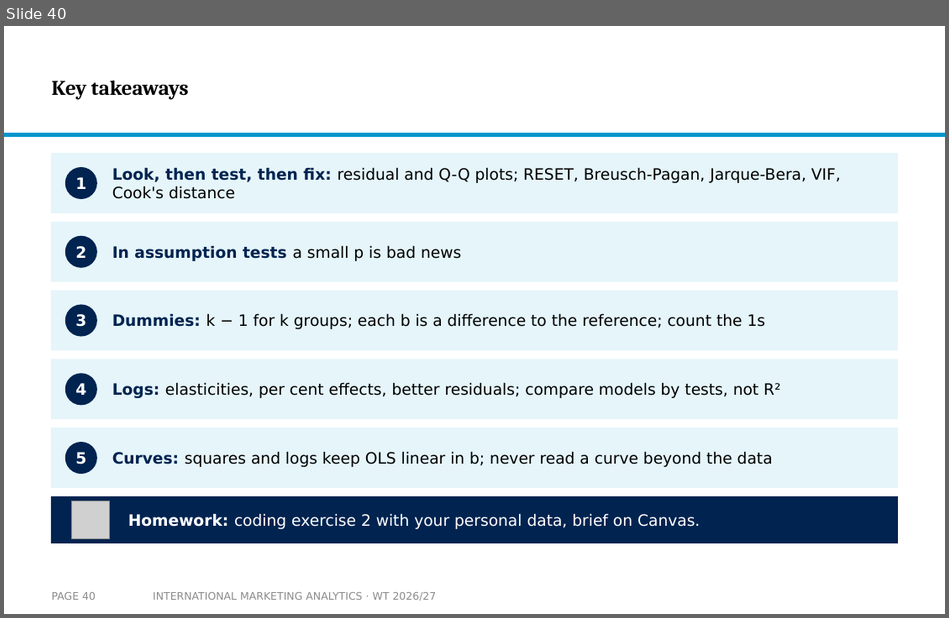
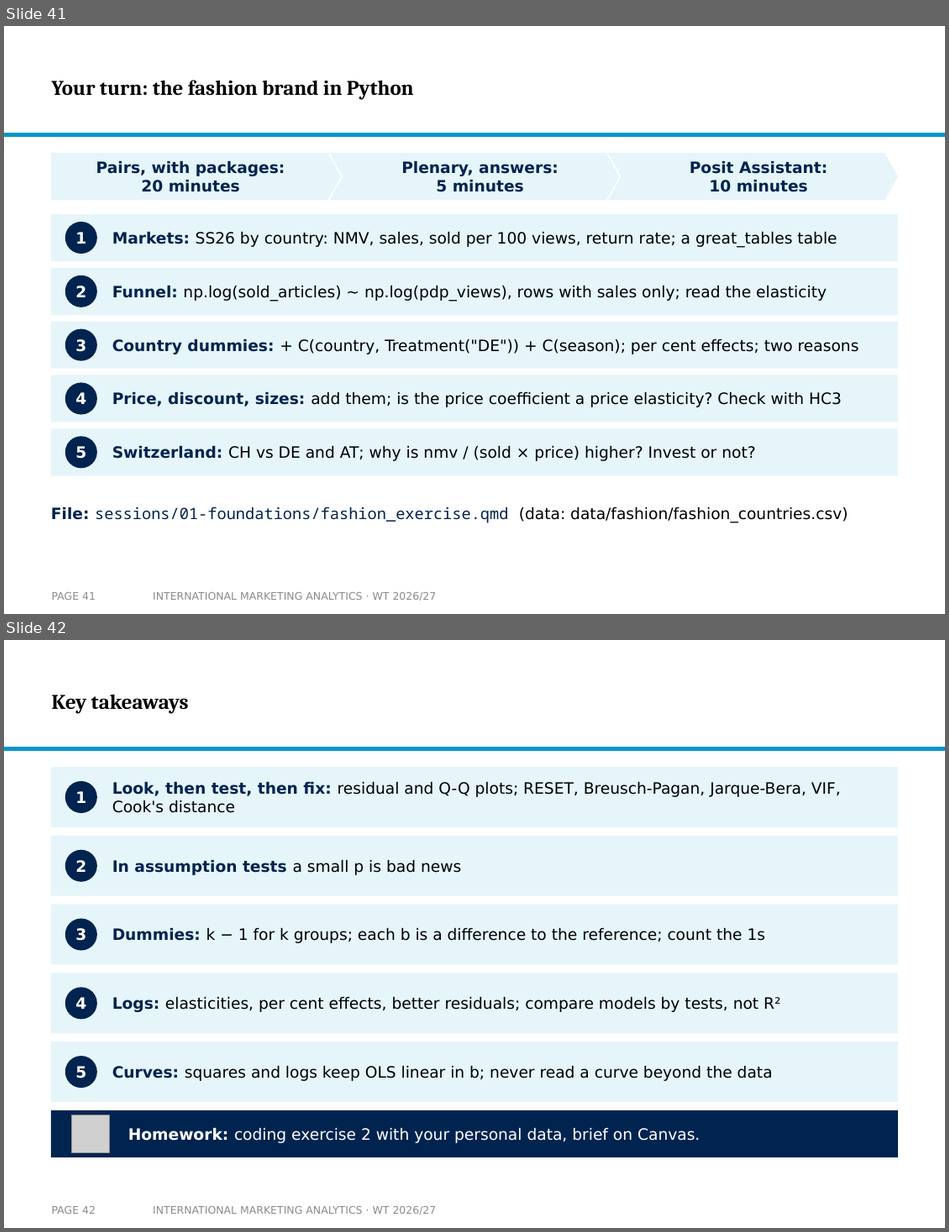
Before and after one commit to arnefloh-wu/international-marketing-analytics-teaching, a slide deck: slides/01e_regression-assumptions-dummies-nonlinear_WT26-27.pptx. Shown one above the other, each under a label of ours: slide 40 before the commit, slides 41 and 42 after it. The pictures are 949x618 and 949x1232 pixels, drawn with LibreOffice and Linux fonts; fonts in the diff are those of the drawing; grey boxes stand for pictures; background and template pictures are left out. Boxes give left, top, right and bottom in pixels: in the first picture for what was removed or moved away, otherwise in the second. Text is boxed around its words. In the diff, an @@ line names an element or a change of style, - is before the commit and + after.

```diff
--- a/slides/01e_regression-assumptions-dummies-nonlinear_WT26-27.pptx
+++ b/slides/01e_regression-assumptions-dummies-nonlinear_WT26-27.pptx
@@ slide 41 added at [4,26,945,614], background #FFFFFF; not listed: 1 template element that a slide beside it also shows @@
@@ title added at [52,80,414,99], 16 pt, text #000000, bold @@
+Your turn: the fashion brand in Python
@@ pentagon arrow added at [51,153,341,200], fill #E5F5FA, 12 pt, text #002350, bold @@
+Pairs, with packages:
+20 minutes
@@ chevron added at [330,153,619,200], fill #E5F5FA, 12 pt, text #002350, bold @@
+Plenary, answers:
+5 minutes
@@ chevron added at [608,153,898,200], fill #E5F5FA, 12 pt, text #002350, bold @@
+Posit Assistant:
+10 minutes
@@ rectangle added at [51,214,898,261], fill #E5F5FA @@
@@ ellipse added at [65,222,97,254], fill #002350, 12 pt, text #FFFFFF, bold @@
+1
@@ text added at [112,231,836,248], 12 pt, text #000000 @@
+Markets: SS26 by country: NMV, sales, sold per 100 views, return rate; a great_tables table
@@ rectangle added at [51,268,898,315], fill #E5F5FA @@
@@ ellipse added at [65,275,97,307], fill #002350, 12 pt, text #FFFFFF, bold @@
+2
@@ text added at [112,285,826,302], 12 pt, text #000000 @@
+Funnel: np.log(sold_articles) ~ np.log(pdp_views), rows with sales only; read the elasticity
@@ rectangle added at [51,322,898,369], fill #E5F5FA @@
@@ ellipse added at [65,329,97,361], fill #002350, 12 pt, text #FFFFFF, bold @@
+3
@@ text added at [112,338,859,354], 12 pt, text #000000 @@
+Country dummies: + C(country, Treatment("DE")) + C(season); per cent effects; two reasons
@@ rectangle added at [51,375,898,422], fill #E5F5FA @@
@@ ellipse added at [65,382,97,415], fill #002350, 12 pt, text #FFFFFF, bold @@
+4
@@ text added at [112,392,841,407], 12 pt, text #000000 @@
+Price, discount, sizes: add them; is the price coefficient a price elasticity? Check with HC3
@@ rectangle added at [51,428,898,475], fill #E5F5FA @@
@@ ellipse added at [65,436,97,468], fill #002350, 12 pt, text #FFFFFF, bold @@
+5
@@ text added at [112,445,755,461], 12 pt, text #000000 @@
+Switzerland: CH vs DE and AT; why is nmv / (sold × price) higher? Invest or not?
@@ text added at [51,506,847,523], 12 pt, text #002350 @@
+File: sessions/01-foundations/fashion_exercise.qmd (data: data/fashion/fashion_countries.csv)
@@ page number added at [52,592,96,600], 8 pt, text #8C8C8C @@
+PAGE 41
@@ text added at [153,592,437,601], 8 pt, text #8C8C8C @@
+INTERNATIONAL MARKETING ANALYTICS · WT 2026/27
@@ what was slide 40 is now slide 42 @@
@@ page number at [52,1206,96,1214]: text changed @@
-PAGE 40
+PAGE 42
```
Also in this commit, not shown: 1 slide changed, 1 other slide added, 1 other file.
